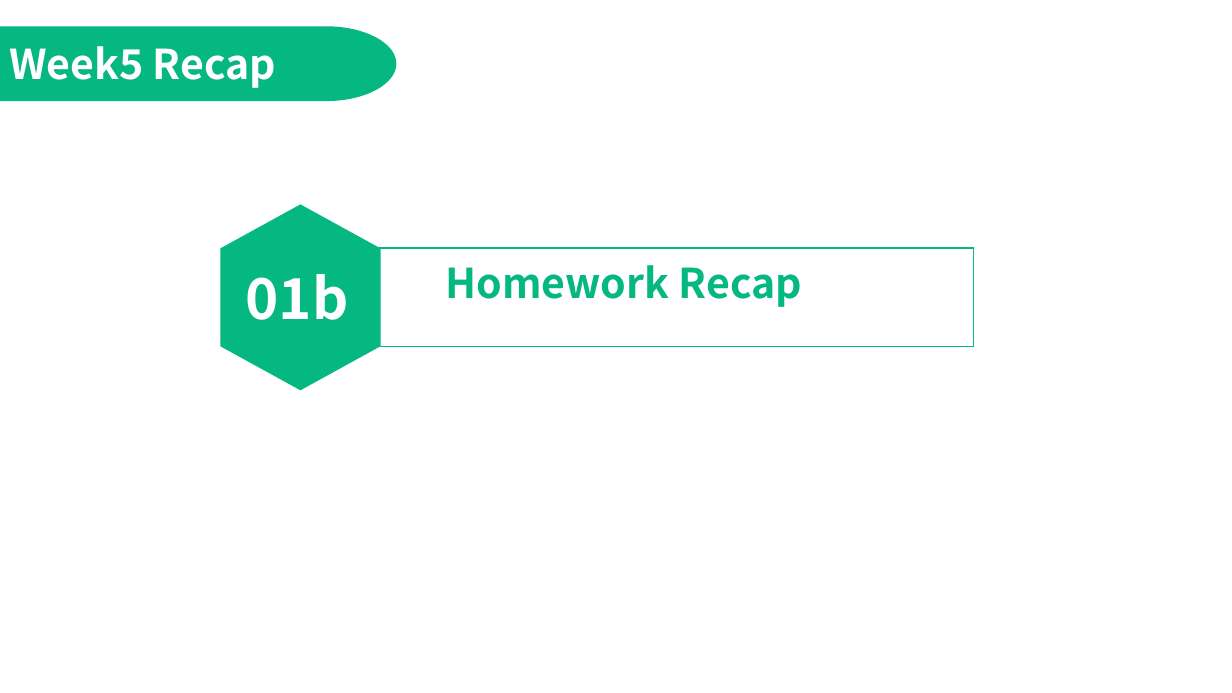
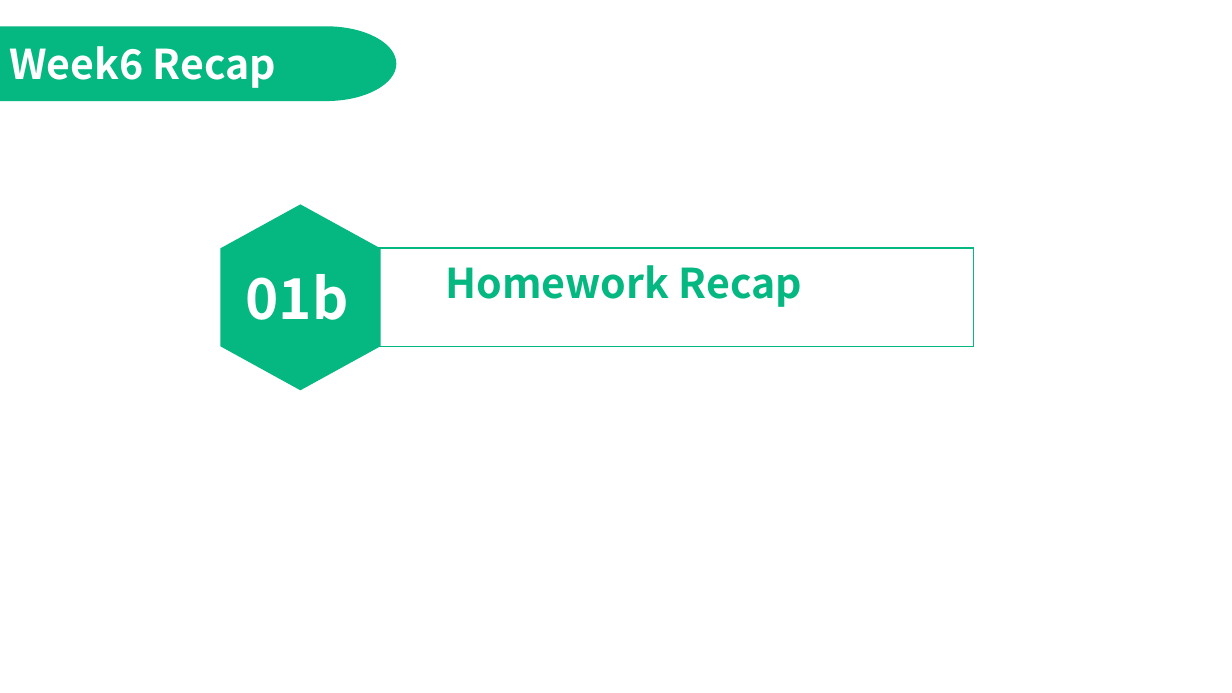
Before and after one commit to jimmyyih518/DSA2022Fall, a slide deck: slide 5 of week7/week7_slides.pptx. Drawn at 1232x693 pixels with LibreOffice and Linux fonts; fonts in the diff are those of the drawing. Boxes give left, top, right and bottom in pixels: in the first picture for what was removed or moved away, otherwise in the second. Text is boxed around its words. In the diff, an @@ line names an element or a change of style, - is before the commit and + after.

Commit message:
updated week7

```diff
--- a/week7/week7_slides.pptx
+++ b/week7/week7_slides.pptx
@@ text at bbox=[9, 46, 276, 88]: text changed @@
-Week5 Recap
+Week6 Recap
```
Also in this commit, not shown: 2 other slides changed, 3 other files.
